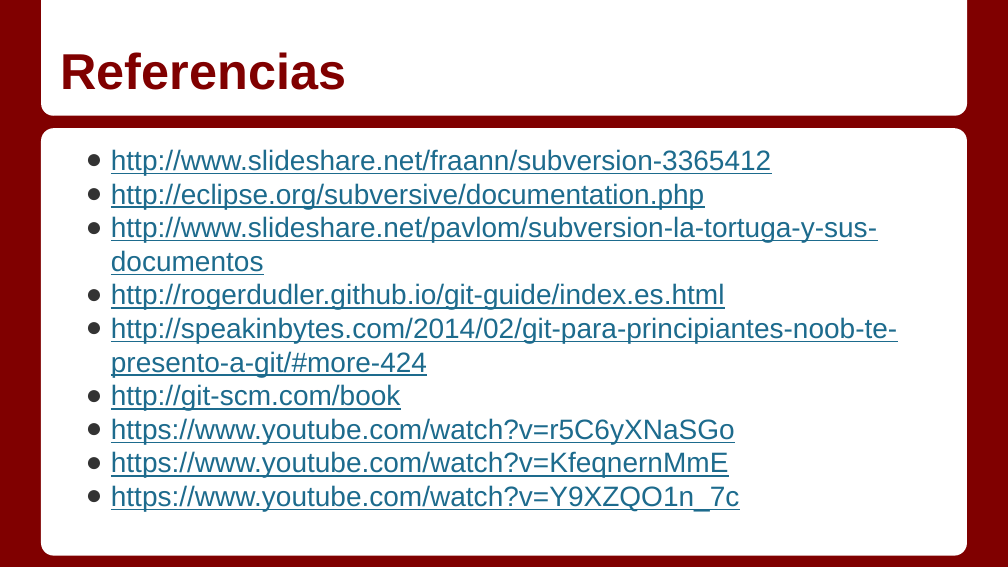
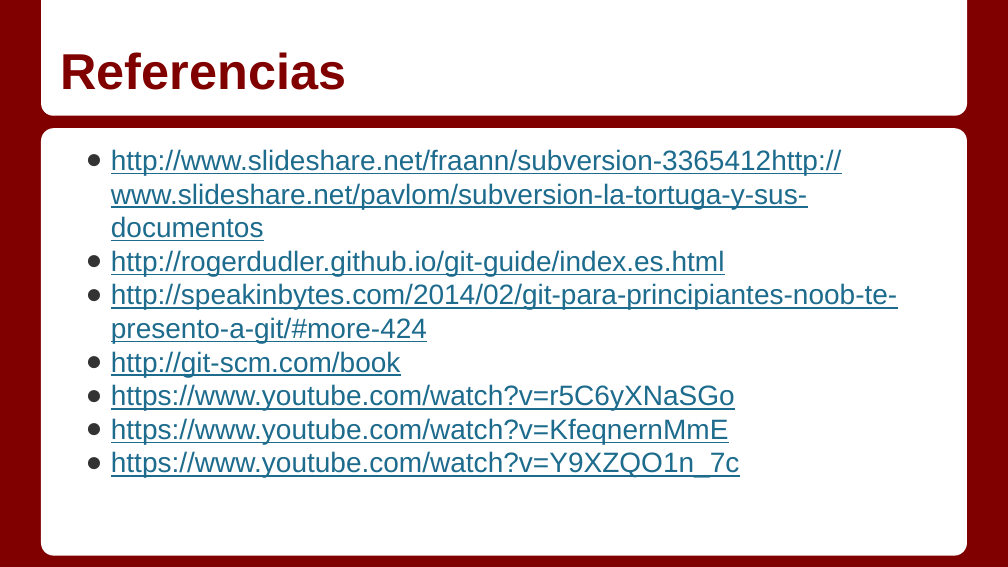
Before and after one commit to Gmuela/CursoJava, a slide deck: slide 23 of Git/GIT.pptx (slide 39 before the commit). Drawn at 1008x567 pixels with LibreOffice and Linux fonts; fonts in the diff are those of the drawing. Boxes give left, top, right and bottom in pixels: in the first picture for what was removed or moved away, otherwise in the second. Text is boxed around its words. In the diff, an @@ line names an element or a change of style, - is before the commit and + after.

```diff
--- a/Git/GIT.pptx
+++ b/Git/GIT.pptx
@@ text at box(111, 149, 841, 241): text changed @@
-● http://www.slideshare.net/fraann/subversion-3365412
-● http://eclipse.org/subversive/documentation.php
-● http://www.slideshare.net/pavlom/subversion-la-tortuga-y-sus-documentos
+● http://www.slideshare.net/fraann/subversion-3365412http://www.slideshare.net/pavlom/subversion-la-tortuga-y-sus-documentos
```
Also in this commit, not shown: 7 other slides changed, 1 slide added, 17 slides removed, 6 other files.
